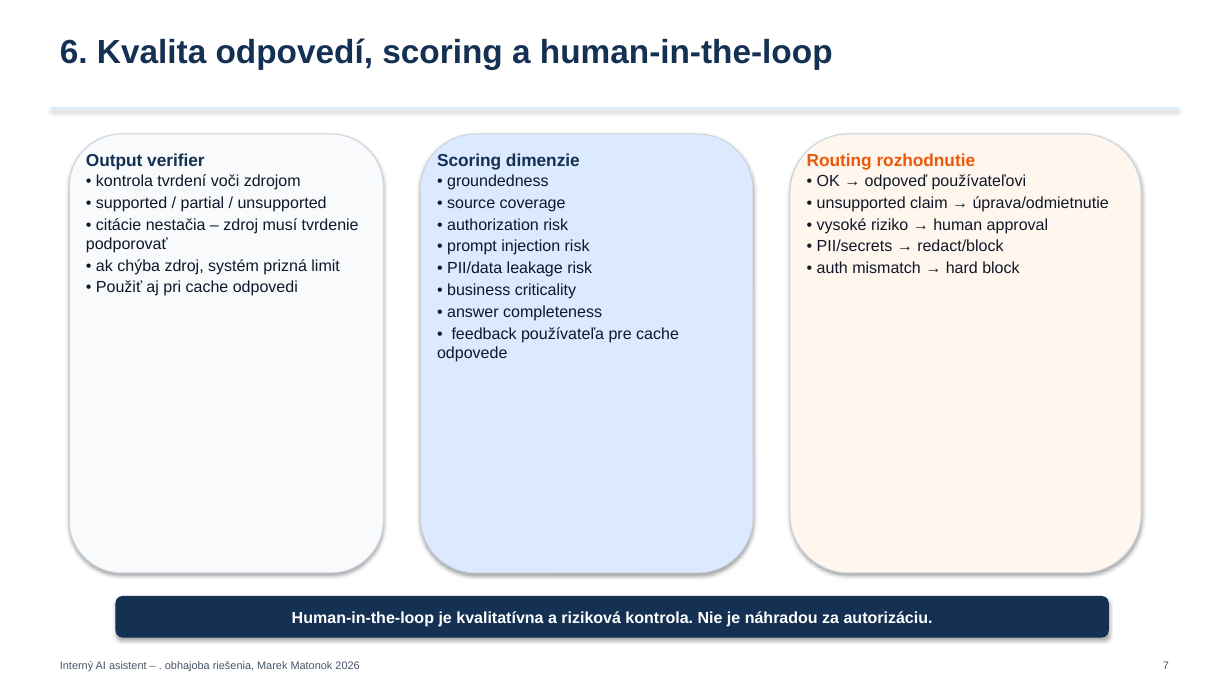
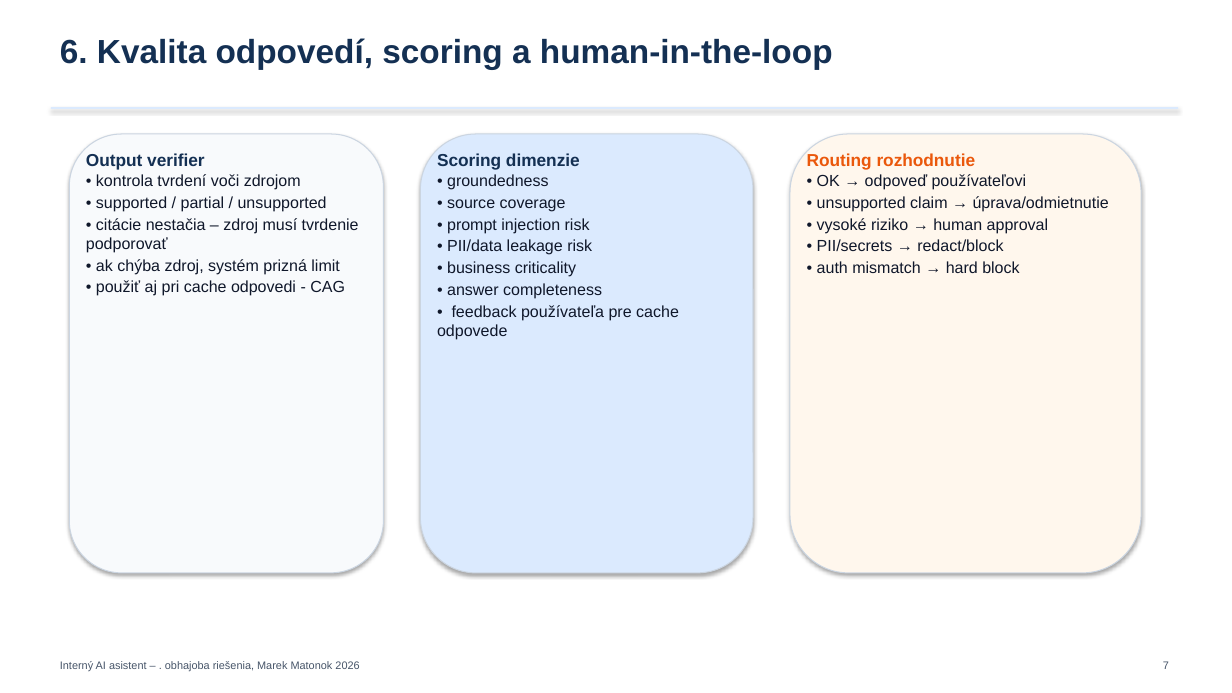
Before and after one commit to mmaideveloper/aiIntenalOrganzationAgent, a slide deck: slide 7 of Doc/AI_interny_asistent_10min_prezentacia.pptx. Drawn at 1232x693 pixels with LibreOffice and Linux fonts; fonts in the diff are those of the drawing. Boxes give left, top, right and bottom in pixels: in the first picture for what was removed or moved away, otherwise in the second. Text is boxed around its words. In the diff, an @@ line names an element or a change of style, - is before the commit and + after.

```diff
--- a/Doc/AI_interny_asistent_10min_prezentacia.pptx
+++ b/Doc/AI_interny_asistent_10min_prezentacia.pptx
@@ text at (447, 218, 568, 230): paragraph removed @@
-• authorization risk
@@ text at (96, 280, 345, 296): text changed @@
-• Použiť aj pri cache odpovedi
+• použiť aj pri cache odpovedi - CAG
@@ rounded rectangle removed at (116, 596, 1109, 638) @@
-Human-in-the-loop je kvalitatívna a riziková kontrola. Nie je náhradou za autorizáciu.
```
Also in this commit, not shown: 8 other slides changed.
